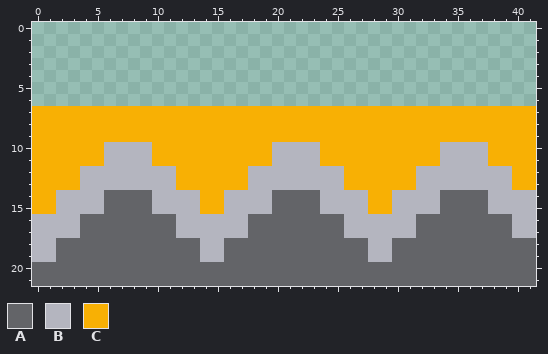
One commit to this pixel-art sprite: images/trampolin_1x1.png. Above: the version before the commit.
The file is 42x22 pixels.
Palette (. is transparent): A #636468  B #b4b5bf  C #f8b004
After the commit:
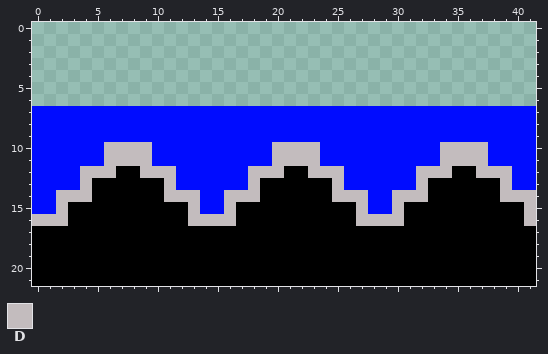
Colours new in this view: D #c3bcbe
Edits made:
@@ palette @@
-A #636468
+A #000000
-C #f8b004
+C #000cff
@@ x 0..41 @@
  9 CCCCCCCCCCCCCCCCCCCCCCCCCCCCCCCCCCCCCCCCCC
-10 CCCCCCBBBBCCCCCCCCCCBBBBCCCCCCCCCCBBBBCCCC
-11 CCCCCCBBBBCCCCCCCCCCBBBBCCCCCCCCCCBBBBCCCC
-12 CCCCBBBBBBBBCCCCCCBBBBBBBBCCCCCCBBBBBBBBCC
-13 CCCCBBBBBBBBCCCCCCBBBBBBBBCCCCCCBBBBBBBBCC
-14 CCBBBBAAAABBBBCCBBBBAAAABBBBCCBBBBAAAABBBB
-15 CCBBBBAAAABBBBCCBBBBAAAABBBBCCBBBBAAAABBBB
-16 BBBBAAAAAAAABBBBBBAAAAAAAABBBBBBAAAAAAAABB
-17 BBBBAAAAAAAABBBBBBAAAAAAAABBBBBBAAAAAAAABB
-18 BBAAAAAAAAAAAABBAAAAAAAAAAAABBAAAAAAAAAAAA
-19 BBAAAAAAAAAAAABBAAAAAAAAAAAABBAAAAAAAAAAAA
+10 CCCCCCDDDDCCCCCCCCCCDDDDCCCCCCCCCCDDDDCCCC
+11 CCCCCCDDDDCCCCCCCCCCDDDDCCCCCCCCCCDDDDCCCC
+12 CCCCDDDAADDDCCCCCCDDDAADDDCCCCCCDDDAADDDCC
+13 CCCCDAAAAAADCCCCCCDAAAAAADCCCCCCDAAAAAADCC
+14 CCDDDAAAAAADDDCCDDDAAAAAADDDCCDDDAAAAAADDD
+15 CCDAAAAAAAAAADCCDAAAAAAAAAADCCDAAAAAAAAAAD
+16 DDDAAAAAAAAAADDDDAAAAAAAAAADDDDAAAAAAAAAAD
+17 AAAAAAAAAAAAAAAAAAAAAAAAAAAAAAAAAAAAAAAAAA
+18 AAAAAAAAAAAAAAAAAAAAAAAAAAAAAAAAAAAAAAAAAA
+19 AAAAAAAAAAAAAAAAAAAAAAAAAAAAAAAAAAAAAAAAAA
 20 AAAAAAAAAAAAAAAAAAAAAAAAAAAAAAAAAAAAAAAAAA
